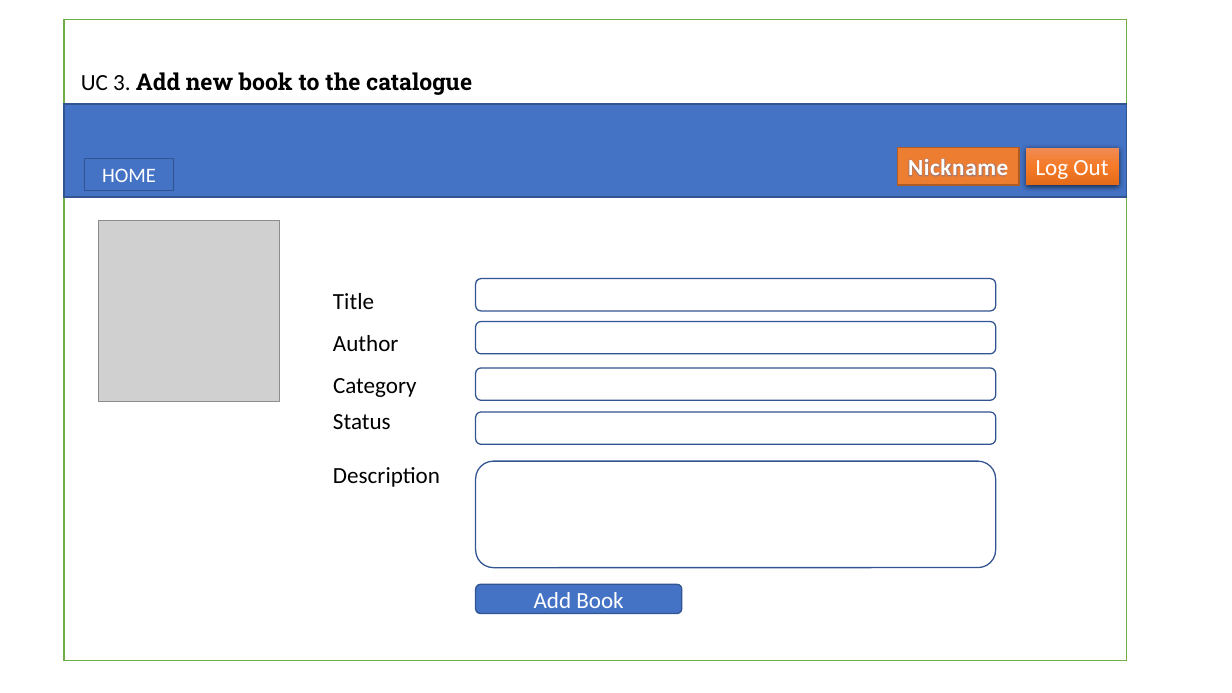
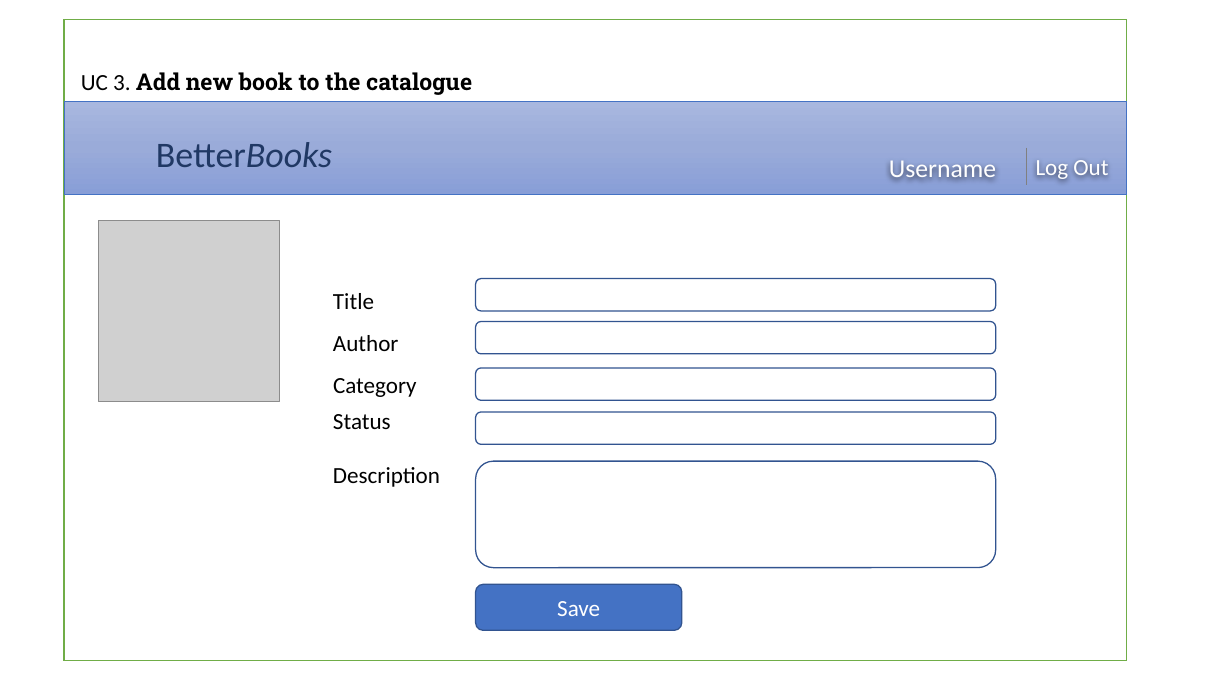
Before and after one commit to kateGalich/capstone, a slide deck: slide 3 of Construction 1/UI Prototypes.pptx. Drawn at 1232x693 pixels with LibreOffice and Linux fonts; fonts in the diff are those of the drawing; grey boxes stand for pictures; background and template pictures are left out. Boxes give left, top, right and bottom in pixels: in the first picture for what was removed or moved away, otherwise in the second. Text is boxed around its words. In the diff, an @@ line names an element or a change of style, - is before the commit and + after.

```diff
--- a/Construction 1/UI Prototypes.pptx
+++ b/Construction 1/UI Prototypes.pptx
@@ rectangle at (64, 102, 1127, 195): fill #4472C4 to gradient #A8B7DF to #9AABD9 to #889ED7; outline #325491 1 pt to #4472C4 0.5 pt @@
@@ text added at (156, 142, 332, 167), 28 pt, text #203864 @@
+BetterBooks
@@ rectangle removed at (897, 148, 1019, 185) @@
-Nickname
@@ text "Log Out": place and size @@
-text "Log Out" at (1027, 148, 1119, 185)
+text "Log Out" at (1036, 160, 1108, 180)
@@ text "Log Out" at (1036, 160, 1108, 180): fill gradient #F18C57 to #F67B28 to #E56C19 to none; shadow off @@
@@ line added from (1027, 148) to (1027, 185), #808080 1 pt @@
@@ rectangle removed at (85, 158, 174, 190) @@
-HOME
@@ text added at (889, 160, 996, 179), 20 pt, text #FFFFFF @@
+Username
@@ rounded rectangle "Save": place and size @@
-rounded rectangle "Save" at (476, 584, 682, 614)
+rounded rectangle "Save" at (476, 584, 682, 630)
@@ text in rounded rectangle at (557, 601, 600, 616): text changed @@
-Add Book
+Save
```
Also in this commit, not shown: 7 other slides changed, 4 slides added, 1 other file.
